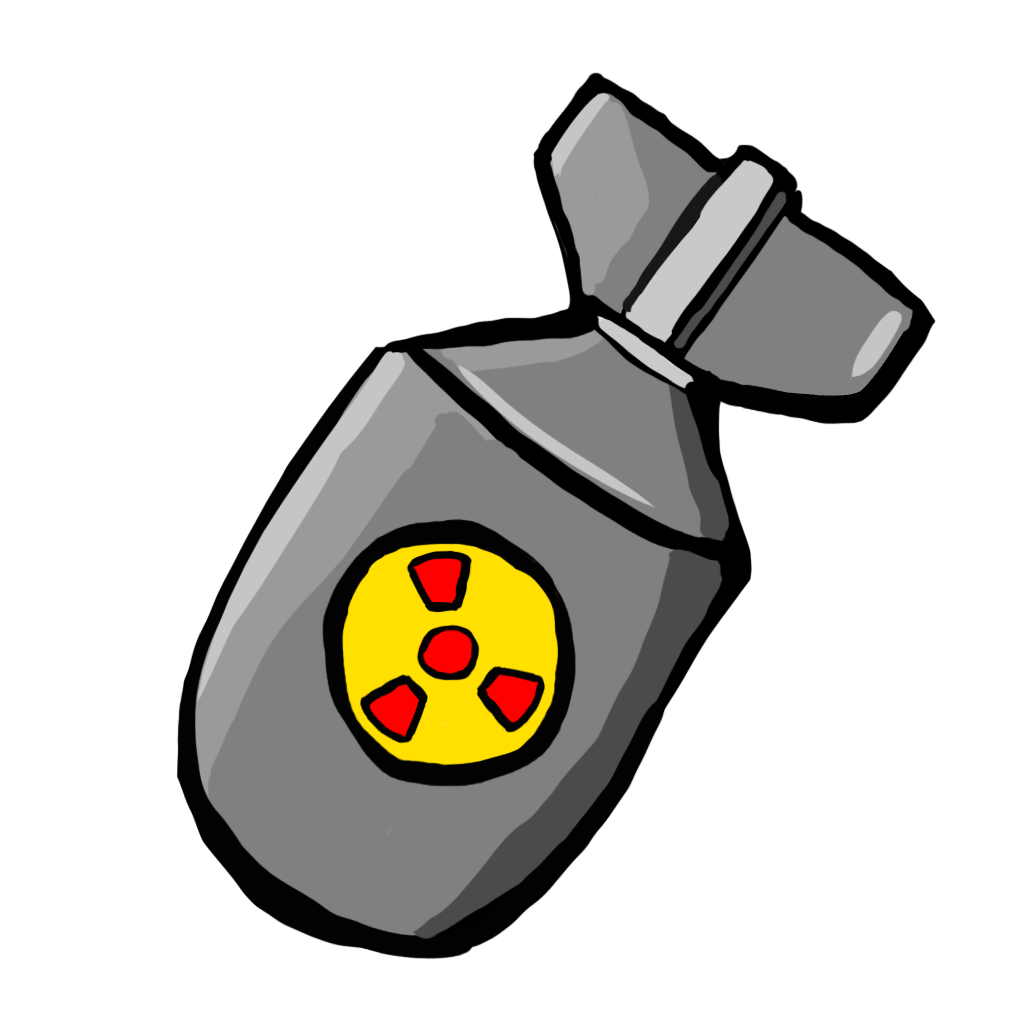
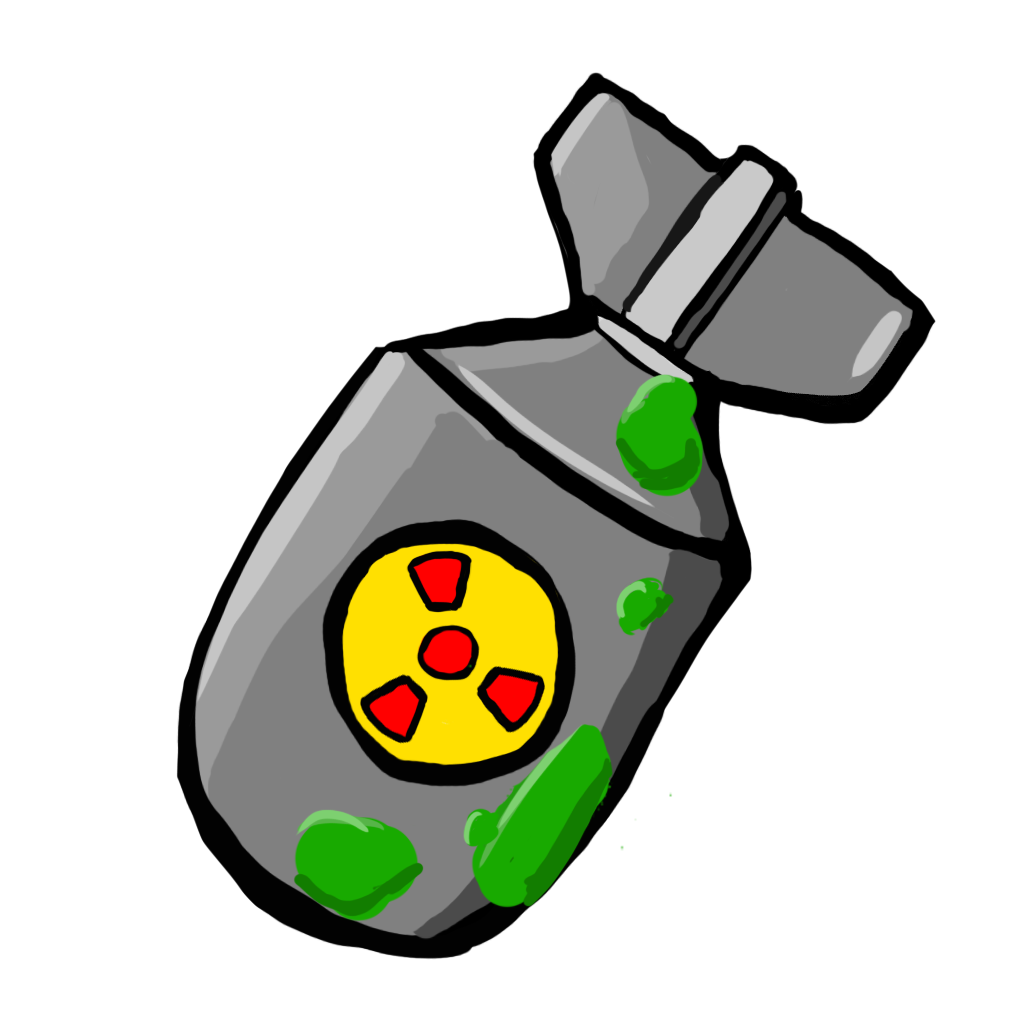
Comparing the layer stacks of the two (1024, 1024) images. Changes:
added layer "Layer 2" above "Layer 1" over [293, 374, 704, 922]
